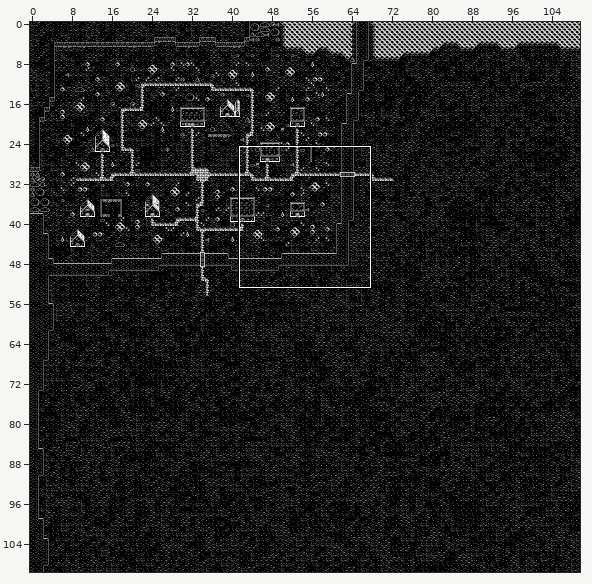
One commit to this Tiled map: assets/maps/outdoor.tmx. Above, an overview of the earlier version with the close-up marked.
Close-up. First the earlier version:
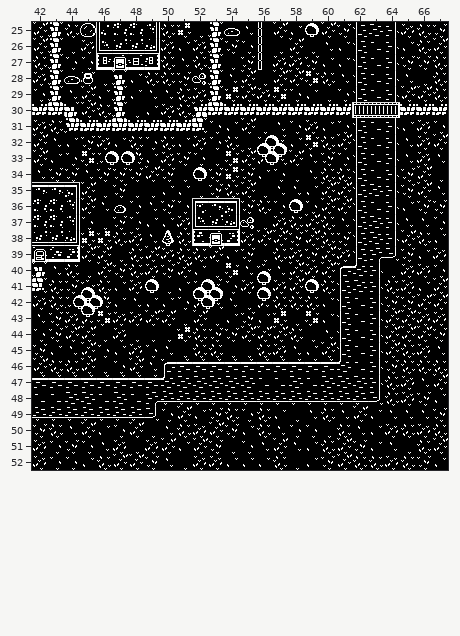
Cells are 16x16 px. Shown: x 42..67, y 25..52. The commit also changed other parts of the map, which this record leaves out.
New version:
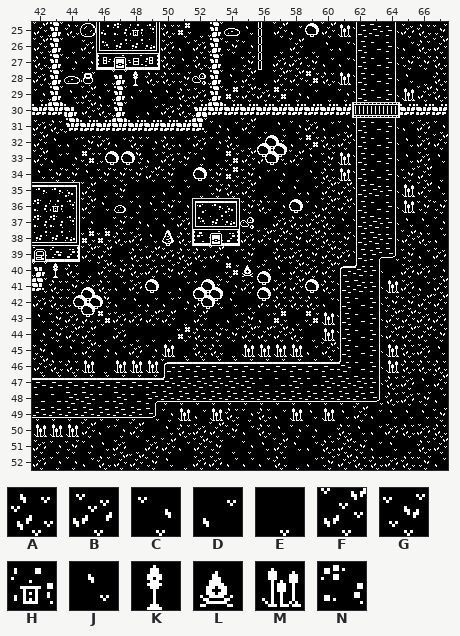
Key: from "world": A 6, B 7, C 8, D 9, E 10, F 22, G 23, H 78, J 89, K 134, L 135, M 142, N 181.
_ is an empty cell.
Change:
Layer "Ground":
Tile N gives way to tile H in row 25 at x 48; in row 36 at x 43.
Tile D gives way to tile K in row 28 at x 48.
Tile J gives way to tile K in row 40 at x 43.
Tile J gives way to tile L in row 40 at x 55.
Tile A gives way to tile M in row 34 at x 61; in row 41 at x 64; in row 45 at x 56; in row 49 at x 60; in row 50 at x 43.
Tile B gives way to tile M in row 45 at x 57.
Tile C gives way to tile M in row 33 at x 61; in row 46 at x 47.
Tile D gives way to tile M in row 36 at x 65; in row 43 at x 60.
Tile E gives way to tile M in row 45 at x 55; in row 49 at x 58.
Tile F gives way to tile M in row 29 at x 65; in row 45 at x 64; in row 46 at x 45 and 48; in row 49 at x 51.
Tile G gives way to tile M in row 25 at x 61; in row 35 at x 65; in row 46 at x 64; in row 49 at x 53; in row 50 at x 42.
Tile J gives way to tile M in row 28 at x 61; in row 44 at x 60; in row 45 at x 50 and 58; in row 46 at x 49; in row 50 at x 44.
